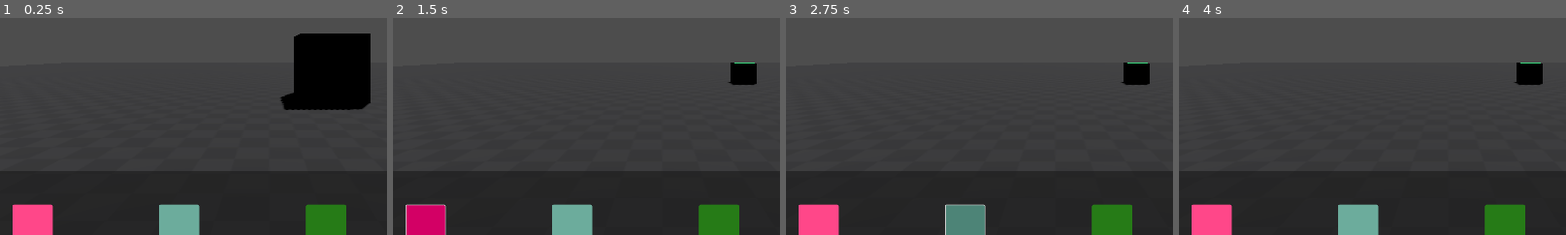
Above: before the commit, frames 1-4 (left to right).
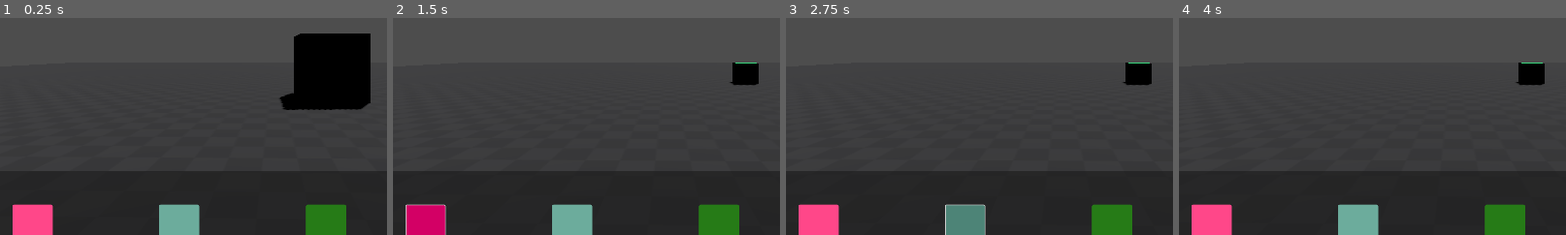
Above: after the commit, the same moments.

Repository: OscarPatchworth/BsOW
Game: Godot game, scene res://GodotExp.tscn
The game is run twice, just before and just after one commit, with the same random seed, the same clock (stepped at 60 frames per second) and the same inputs.
Inputs (mouse positions are % of the whole screen's width and height, from its top left):
- Up to frame 1 (0.25 s): no input
- Up to frame 2 (1.5 s): click (19, 89) at 0.5 s; click (19, 89) at 1.25 s
- Up to frame 3 (2.75 s): click (38, 89) at 2.02 s
- Up to frame 4 (4 s): click (57, 89) at 2.77 s; click (76, 89) at 3.52 s
The pictures show only the part of the screen within x 15-65%, y 42-92%; the shares and areas given below are measured in that part.

The runs differ from the first frame. In frame 1, less than 0.1% of the frame differs, in the area x 72-95%, y 34-43%; in frame 2, 0.1%, in the area x 86-95%, y 20-31%; in frame 3, 0.1%; in frame 4, 0.1%.

Commit message:
Theres a bunch on minor changes idk, but basically now once the player has finished placing all the starting landers the GM will call init_landers() to all the AI. Ive added func to bAI to generated an A3D and check that random spots do not collide w/ existing landers then send that pos to GM.add_lander(actor, spawn_spot)

Diff:
--- a/Assest_Scenes/Player/player.tscn
+++ b/Assest_Scenes/Player/player.tscn
@@ -3,7 +3,7 @@
 [ext_resource type="Script" path="res://Scripts/classes/player/player.gd" id="1_xxc56"]
 [ext_resource type="PackedScene" uid="uid://c4yv6kqjq6jor" path="res://Assest_Scenes/Player/player_controler.tscn" id="2_80akb"]
 
-[node name="Player" type="Node" groups=["players"]]
+[node name="Player" type="Node3D" groups=["players"]]
 script = ExtResource("1_xxc56")
 
 [node name="Player_controler" parent="." instance=ExtResource("2_80akb")]
--- a/Scripts/classes/player/basic_ai.gd
+++ b/Scripts/classes/player/basic_ai.gd
@@ -14,6 +14,7 @@
 # remaining regular variables
 
 # @onready variables
+var rng = RandomNumberGenerator.new()
 
 ###################################################################################################
 ###	Methods
@@ -25,6 +26,8 @@
 
 	connect_signals()
 	player_resources.gold = 3000
+
+	lander_collision_a3d = load(data_node_ref.LANDER_COLLISION_A3D)
 
 	pass # Replace with function body.
 
@@ -40,5 +43,43 @@
 
 func generate_starting_terrian():
 	print(str(name) + " is generating starting terrinan ... ")
+	var check_collision_area = Area3D.new()
+	var check_collision_shape = CollisionShape3D.new()
+	check_collision_shape.shape = CylinderShape3D.new()
+	check_collision_shape.shape.height = 0.5
+	check_collision_shape.shape.radius = 0.5
+	check_collision_area.add_child(check_collision_shape)
+	add_child(check_collision_area)
+
+	check_collision_area.set_collision_mask_value(1, true)
+	check_collision_area.set_collision_mask_value(2, true)
+	check_collision_area.set_collision_mask_value(3, true)
+
+	check_collision_area.global_transform.origin = Vector3(
+		rng.randi_range(-4, 4),
+		0,
+		rng.randi_range(-4, 4)
+	)
+	check_collision_area.set_monitoring(true)
+
+	var temp_loop = true
+
+	while(temp_loop):
+		if(check_collision_area.has_overlapping_bodies()):
+			check_collision_area.global_transform.origin = Vector3(
+				rng.randf_range(-4, 4),
+				0,
+				rng.randf_range(-4, 4)
+			)
+			print("___ \n Overlap: " + str(check_collision_area.has_overlapping_bodies()) + "\n Postion: " + str(check_collision_area.global_transform.origin))
+
+			if(rng.randi() % 341 == 0):
+				temp_loop = false
+		else:
+			temp_loop = false
+
+
+	if(not check_collision_area.has_overlapping_bodies()):
+		game_master.add_lander(self, check_collision_area.global_transform.origin)
 
 ### Connected Signals
--- a/Scripts/classes/player/charater.gd
+++ b/Scripts/classes/player/charater.gd
@@ -1,5 +1,5 @@
 class_name character
-extends Node
+extends Node3D
 
 # signals
 
@@ -12,6 +12,7 @@
 var game_master
 var data_player
 var race: RaceRes
+var lander_collision_a3d
 
 # @export variables
 
@@ -27,8 +28,10 @@
 # Called when the node enters the scene tree for the first time.
 func _ready() -> void:
 	connect_signals()
+
 	player_resources.gold = 3000
 
+	lander_collision_a3d = load(data_node_ref.LANDER_COLLISION_A3D)
 
 # Called every frame. 'delta' is the elapsed time since the previous frame.
 func _process(delta: float) -> void:
--- a/Scripts/data/data_node_and_file_refs.gd
+++ b/Scripts/data/data_node_and_file_refs.gd
@@ -38,6 +38,8 @@
 const BUILDING_TOWER = "res://Scripts/Resources/building/building_tower.tres"
 const BUILDING_HQ = "res://Scripts/Resources/building/building_hq.tres"
 
+# Misc
+const LANDER_COLLISION_A3D = "res://Assest_Scenes/Player/is_placeable_box.tscn"
 ### Sences
 
 
--- a/Scripts/main/game_master.gd
+++ b/Scripts/main/game_master.gd
@@ -41,7 +41,7 @@
 	players_node.add_child(new_player)
 
 	for i in range(data_settings.player_count-1):
-		new_player = Node.new()
+		new_player = Node3D.new()
 		new_player.set_script(load(data_node_ref.BASIC_AI_SCRIPT))
 		players_node.add_child(new_player)
 		new_player.add_to_group("players")
@@ -206,3 +206,8 @@
 			cleanup_place_starting_terrian()
 	elif(ply_state == 2):
 		players_generate_biome_resources.emit()
+
+
+func add_lander(actor: character, spawn_spot: Vector3):
+	print("____ \n Actor: " + str(actor.name) + "\n Position: " + str(spawn_spot))
+	pass
